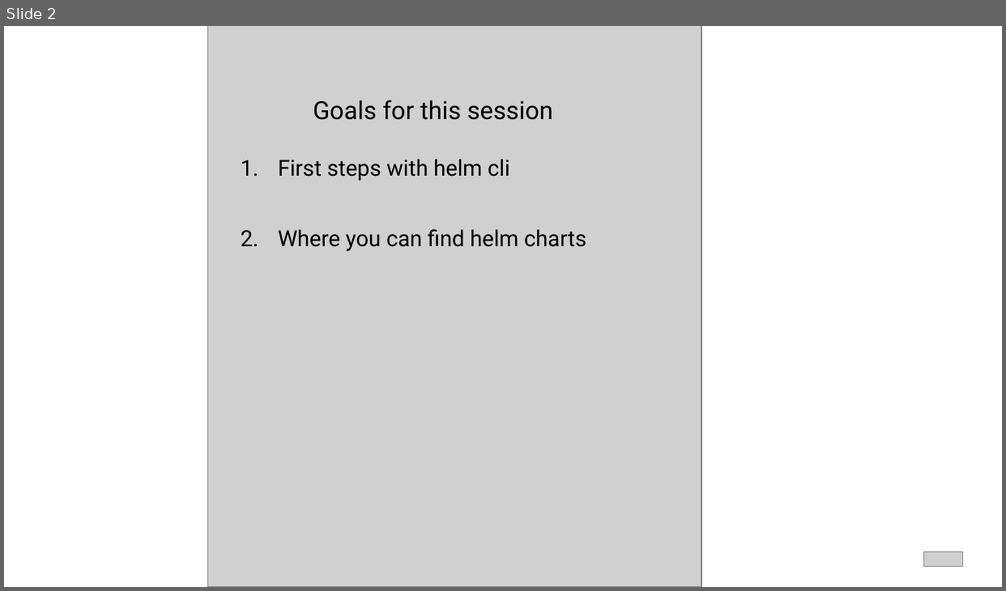
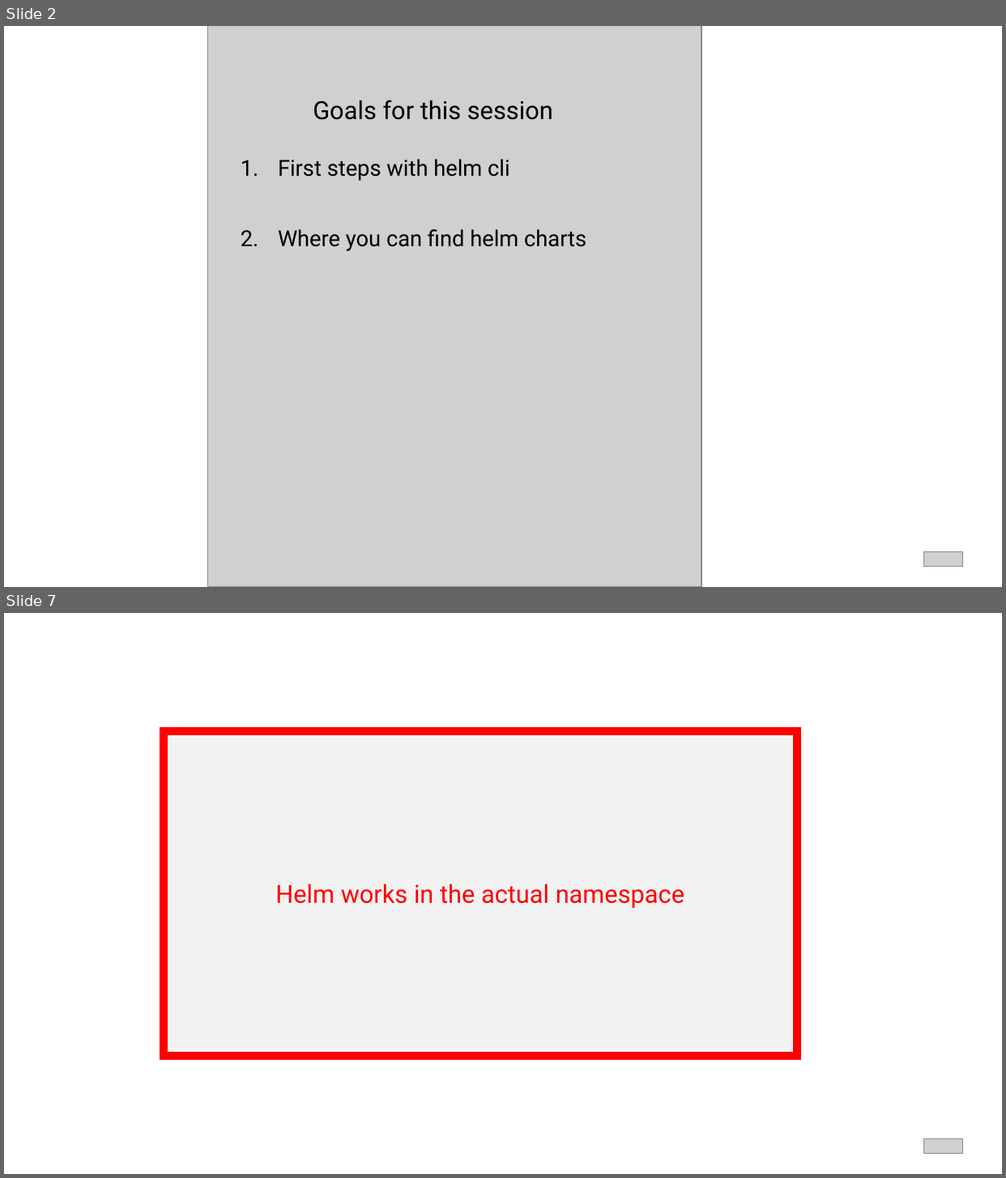
Before and after one commit to Hassel93/helm_course, a slide deck: presentations/01_04_Helm_Cli.pptx. Shown one above the other, each under a label of ours: slide 2 before the commit, slides 2 and 7 after it; the slides between them are not shown. The pictures are 1006x591 and 1006x1178 pixels, drawn with LibreOffice and Linux fonts; fonts in the diff are those of the drawing; grey boxes stand for pictures; background and template pictures are left out. Boxes give left, top, right and bottom in pixels: in the first picture for what was removed or moved away, otherwise in the second. Text is boxed around its words. In the diff, an @@ line names an element or a change of style, - is before the commit and + after.

```diff
--- a/presentations/01_04_Helm_Cli.pptx
+++ b/presentations/01_04_Helm_Cli.pptx
@@ slide 7 added at (x1=4, y1=613, x2=1002, y2=1174), background picture (left out) @@
@@ text added at (x1=43, y1=646, x2=652, y2=661), 8 pt, text #FFFFFF @@
+Prequisites
@@ rectangle added at (x1=164, y1=730, x2=797, y2=1056), fill #F2F2F2, outline #FF0000 6 pt, 18 pt, text #FF0000 @@
+Helm works in the actual namespace
@@ picture added at (x1=924, y1=1139, x2=963, y2=1154) @@
```
Also in this commit, not shown: 4 slides changed, 11 other slides added, 38 other files.
